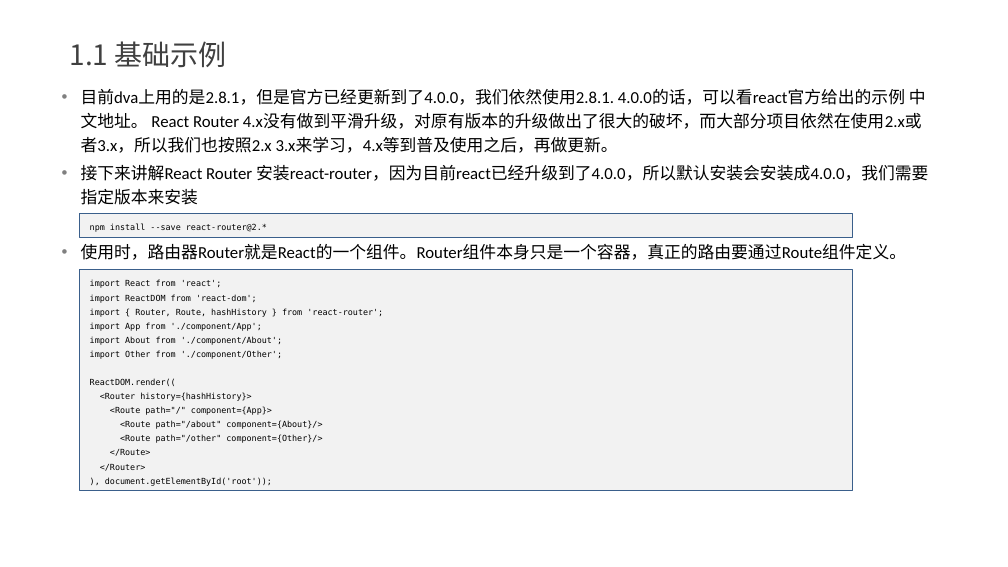
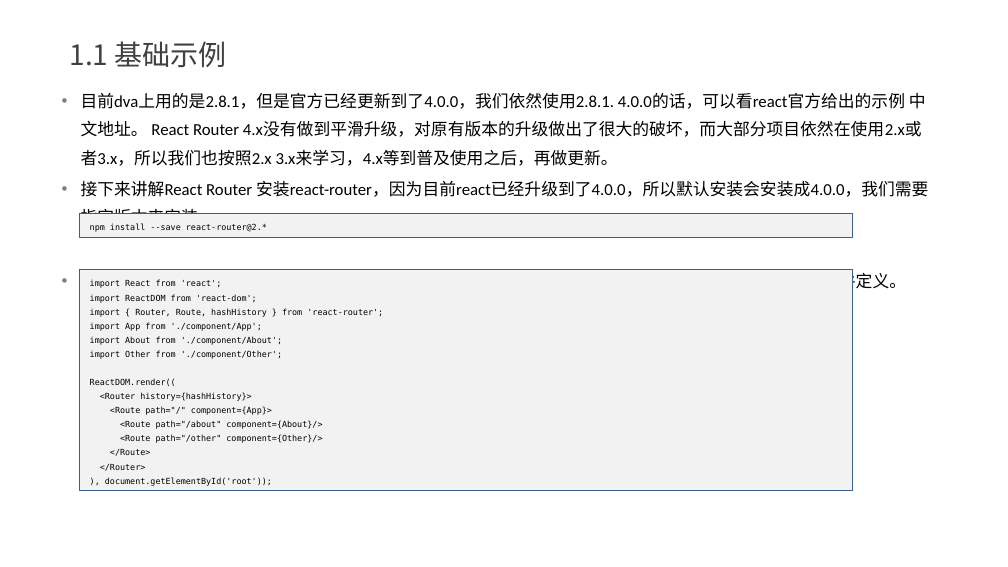
Before and after one commit to yxl2628/reactjs, a slide deck: slide 4 of ppt/03 React技术栈.pptx. Drawn at 1008x567 pixels with LibreOffice and Linux fonts; fonts in the diff are those of the drawing. Boxes give left, top, right and bottom in pixels: in the first picture for what was removed or moved away, otherwise in the second. Text is boxed around its words. In the diff, an @@ line names an element or a change of style, - is before the commit and + after.

```diff
--- a/ppt/03 React技术栈.pptx
+++ b/ppt/03 React技术栈.pptx
@@ text "目前dva上用的是2.8.1，但是官方已经更新到了4.0.0，我们依然使用2.8.1. 4.0.0的话，可以看react ..." at (81,93,928,292): line spacing 1.2 to 1.4 @@
```
Also in this commit, not shown: 11 other slides changed, 1 other file.
